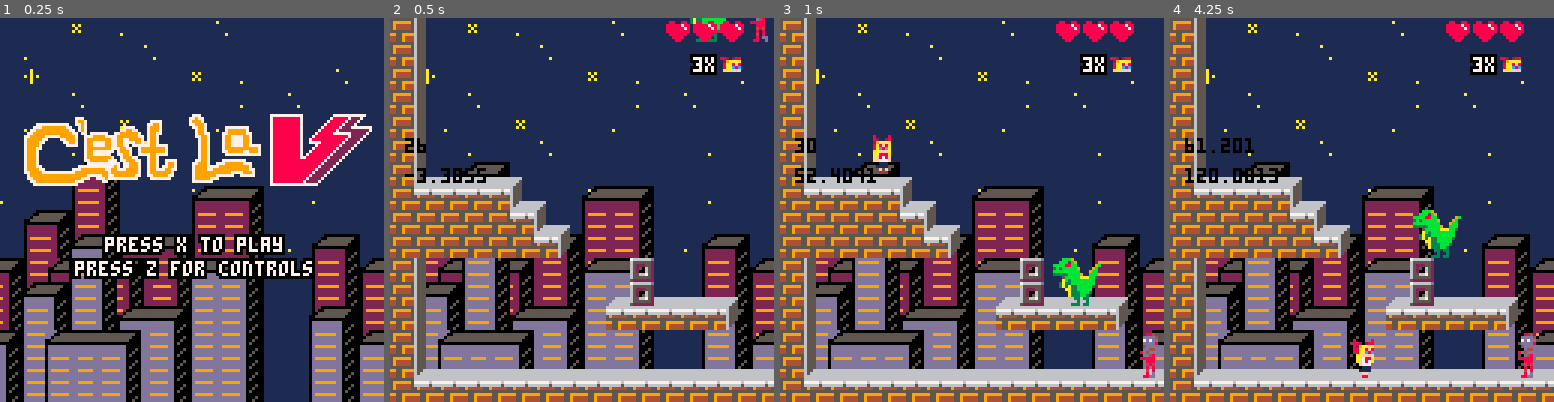
Above: before the commit, frames 1-4 (left to right).
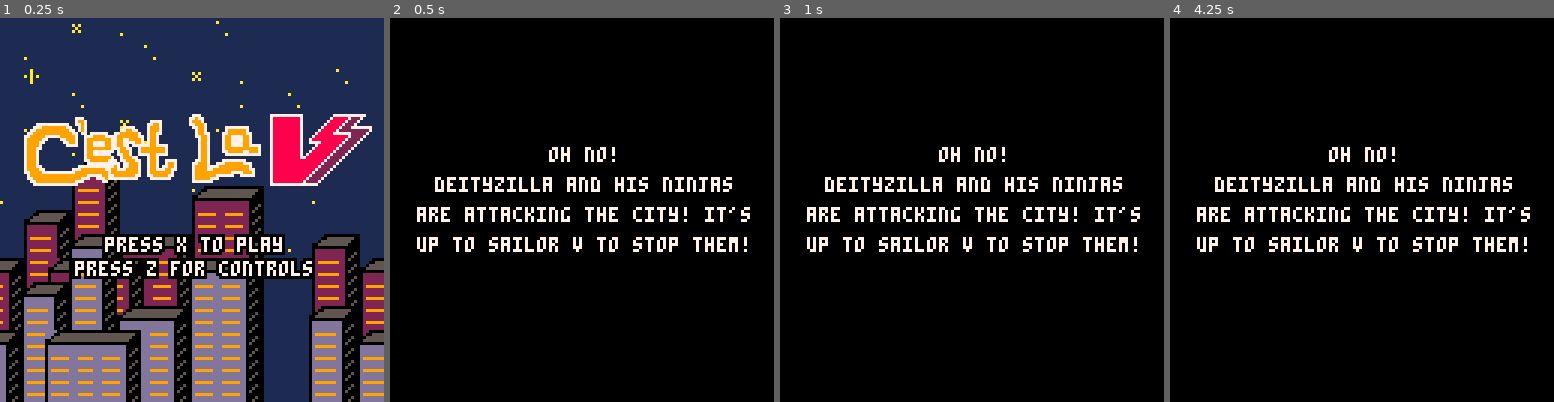
Above: after the commit, the same moments.

Repository: MarkNickerson/SailorV
Game: PICO-8 cartridge sailorv.p8
The game is run twice, just before and just after one commit, with the same random seed, the same clock (stepped at 60 frames per second) and the same inputs.
Inputs:
- Up to frame 1 (0.25 s): no input
- Up to frame 2 (0.5 s): tap X (X key) at 0.33 s
- Up to frame 3 (1 s): tap O (Z key) at 0.7 s
- Up to frame 4 (4.25 s): tap X (X key) at 1.07, 1.85, 2.97, 4.08 s; hold Right 1.6-2.1 s; tap O (Z key) every 0.4 s from 1.7 to 4.1 s; hold Up 2.15-2.42 s; hold Right 2.47-3.03 s; hold Left 3.08-3.58 s; hold Down 3.63-3.97 s; hold Right from 4.02 s (still down)

Frame 1 is identical in both runs. In frame 2, 92% of the frame differs, in the area x 0-100%, y 0-100%; in frame 3, 92%; in frame 4, 92%.

Commit message:
HE JUMPS MOAR

Diff:
--- a/sailorv.p8
+++ b/sailorv.p8
@@ -35,7 +35,7 @@
 next_state = game_states.splash -- level to load after loading screen
 
 loading_end_time = 0 -- keeps track of when loading screen ends automatically
-loading_time = 0 -- 2/3rds the time is story background, and the other 1/3 is the episode title
+loading_time = 12 -- 2/3rds the time is story background, and the other 1/3 is the episode title
 
 function change_state(desired_state)
   cls()
@@ -1040,13 +1040,13 @@
     drag=0.02,            -- drag force
     gravity=0.15,         -- gravity
     flip = false,  -- false == left facing, true == right facing
-    health = 50,
+    health = 100,
     sprite = 96,
     is_throwing = false,
     is_walking = true,
     throw_mod = 250 + flr(rnd(150)),
     throw_timer = 0,
-    jump_timer = 100
+    jump_timer = 50
   }
   add(alldeities, deityzilla)
   return deityzilla
@@ -1079,8 +1079,8 @@
 
 function update_deityzilla(deityzilla)
     if deityzilla.jump_timer <= 0 then
-        deityzilla.jump_timer = 100
-        deityzilla.dy -= 5
+        deityzilla.jump_timer = 50
+        deityzilla.dy -= 7
     else deityzilla.jump_timer -= 1
     end
 
